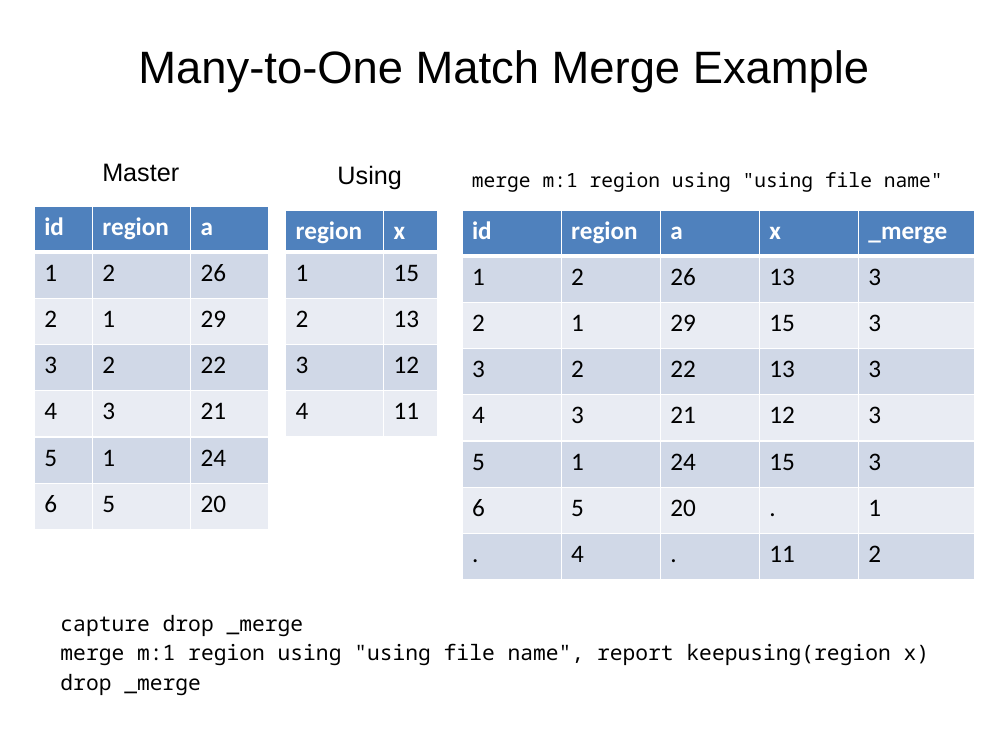
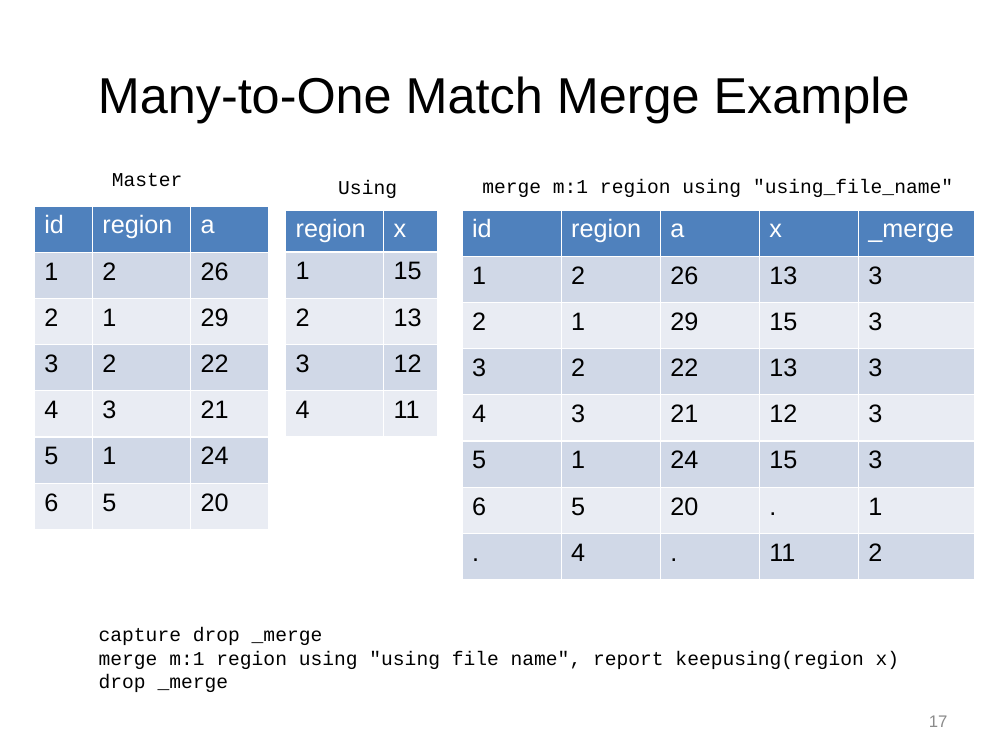
Before and after one commit to Chang-Y-Chung/dm, a slide deck: slide 18 of dm.pptx. Drawn at 1008x756 pixels with LibreOffice and Linux fonts; fonts in the diff are those of the drawing. Boxes give left, top, right and bottom in pixels: in the first picture for what was removed or moved away, otherwise in the second. Text is boxed around its words. In the diff, an @@ line names an element or a change of style, - is before the commit and + after.

Commit message:
edit dm on mac with limited number of fonts

```diff
--- a/dm.pptx
+++ b/dm.pptx
@@ title "Many-to-One Match Merge Example" at <box>98,76,910,123</box>: size 32.4 to 36 pt @@
@@ text "Master": place and size @@
-text "Master" at <box>102,163,179,182</box>
+text "Master" at <box>112,173,183,187</box>
@@ text "Master" at <box>112,173,183,187</box>: size 18 to 14 pt, font Arial to Courier New; alignment left to centre @@
@@ text "Using" at <box>338,181,397,198</box>: size 18 to 14 pt, font Arial to Courier New; alignment left to centre @@
@@ text "Using": place and size @@
-text "Using" at <box>337,165,401,190</box>
+text "Using" at <box>338,181,397,198</box>
@@ text at <box>482,179,953,197</box>: text changed; font Noto Sans Mono to Courier New @@
-merge m:1 region using "using file name"
+merge m:1 region using "using_file_name"
@@ table at <box>34,206,269,529</box> @@
@@ font Calibri to Arial @@
@@ bold off in "id", "region", "a" @@
@@ table at <box>285,210,437,436</box> @@
@@ font Calibri to Arial @@
@@ bold off in "region", "x" @@
@@ table at <box>462,210,973,580</box> @@
@@ font Calibri to Arial @@
@@ bold off in "id", "region", "a", "x" and 1 more places @@
@@ text "capture drop _merge": place and size @@
-text "capture drop _merge" at <box>60,615,930,696</box>
+text "capture drop _merge" at <box>99,627,900,692</box>
@@ text "capture drop _merge" at <box>99,627,900,692</box>: size 15.2 to 14 pt, font Noto Sans Mono to Courier New; less space between paragraphs @@
@@ page number added at <box>929,715,948,727</box>, 12 pt, text #8C8C8C @@
+17
```
Also in this commit, not shown: 23 other slides changed.
